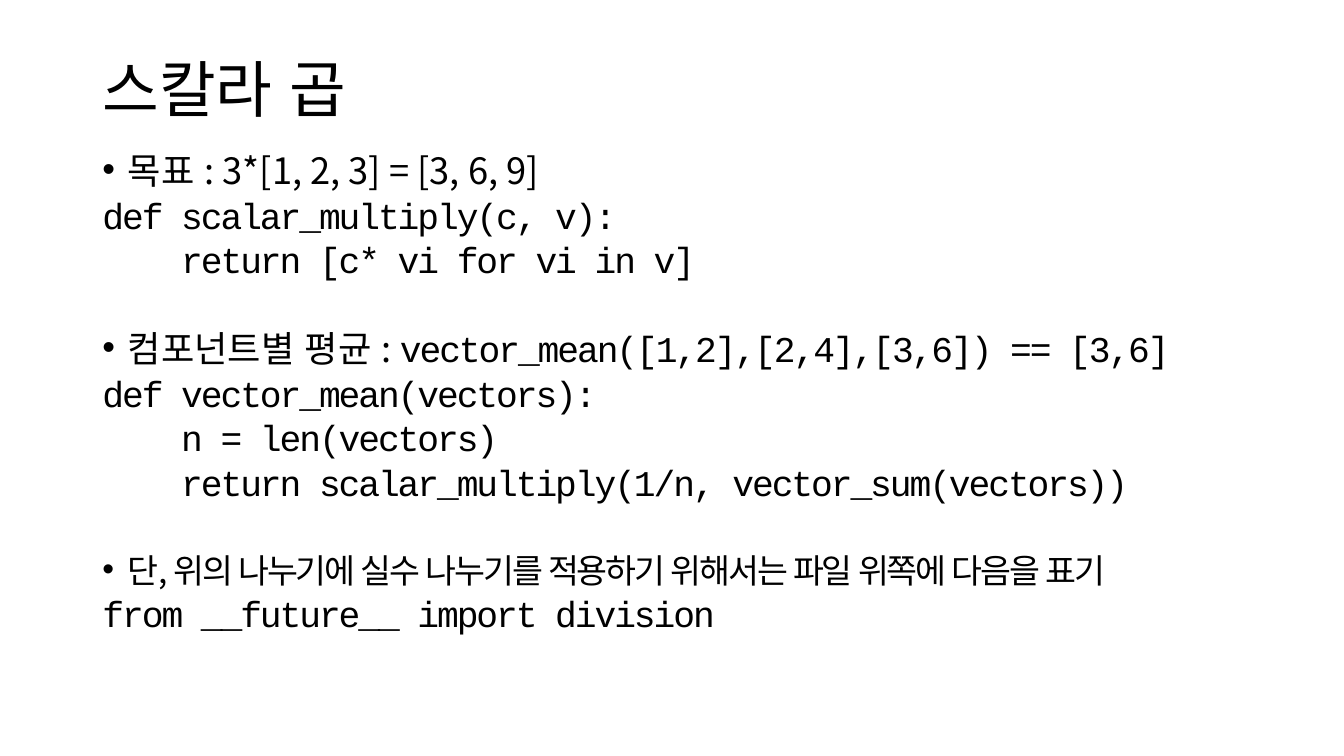
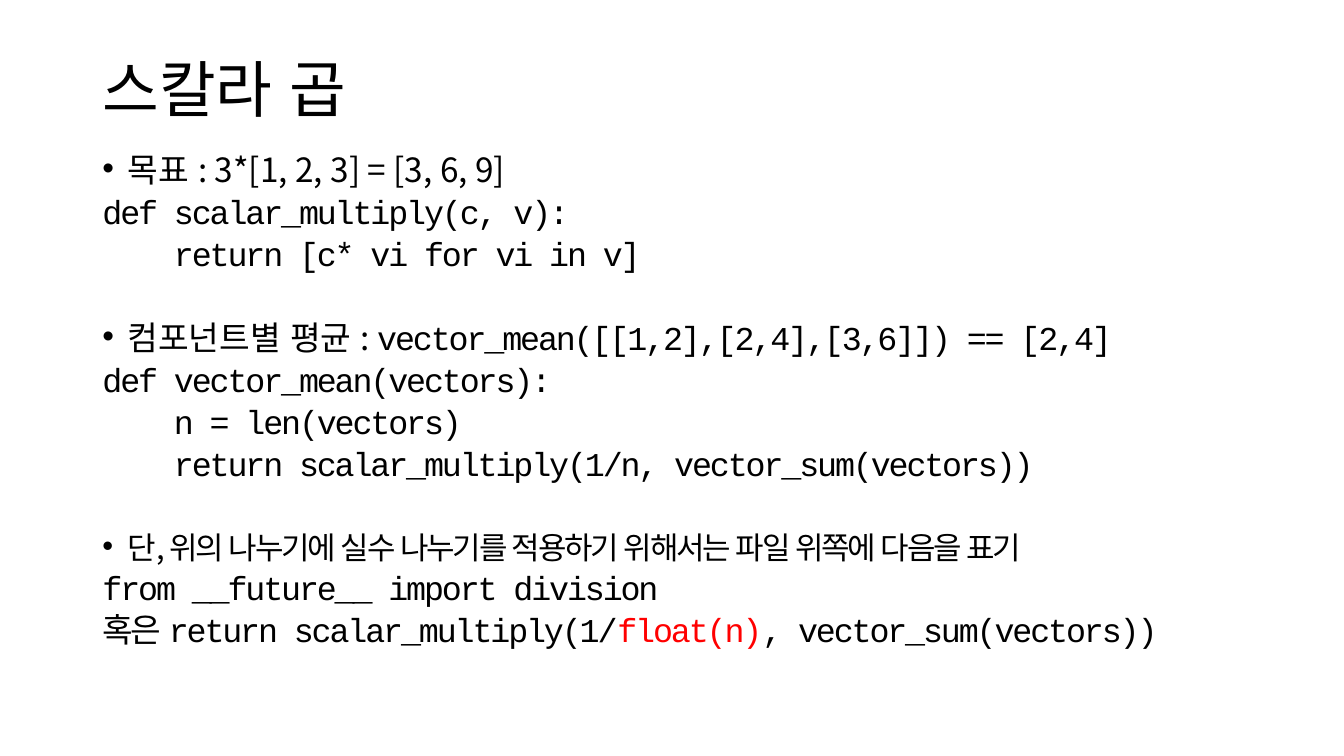
Before and after one commit to ksublee/SPuP, a slide deck: slide 5 of ppt/Python_6_Linear_algebra.pptx. Drawn at 1344x756 pixels with LibreOffice and Linux fonts; fonts in the diff are those of the drawing. Boxes give left, top, right and bottom in pixels: in the first picture for what was removed or moved away, otherwise in the second. Text is boxed around its words. In the diff, an @@ line names an element or a change of style, - is before the commit and + after.

```diff
--- a/ppt/Python_6_Linear_algebra.pptx
+++ b/ppt/Python_6_Linear_algebra.pptx
@@ text at bbox=[102, 155, 1033, 607]: size 25.9 to 23.8 pt in "목표 : 3*[1, 2, 3] = [3, ...", "def scalar_multiply(c, v):", "return [c* vi for vi in v]", "def vector_mean(vectors):" and 3 more places; size 24.1 to 22.1 pt in "단, 위의 나누기에 실수 나누기를 적용하기 위해서는 ..." @@
@@ text at bbox=[128, 322, 1111, 357]: text changed; size 25.9 to 23.8 pt @@
-• 컴포넌트별 평균 : vector_mean([1,2],[2,4],[3,6]) == [3,6]
+• 컴포넌트별 평균 : vector_mean([[1,2],[2,4],[3,6]]) == [2,4]
@@ text at bbox=[102, 614, 1157, 649]: paragraph added @@
+혹은 return scalar_multiply(1/float(n), vector_sum(vectors))
```
Also in this commit, not shown: 4 other files.
